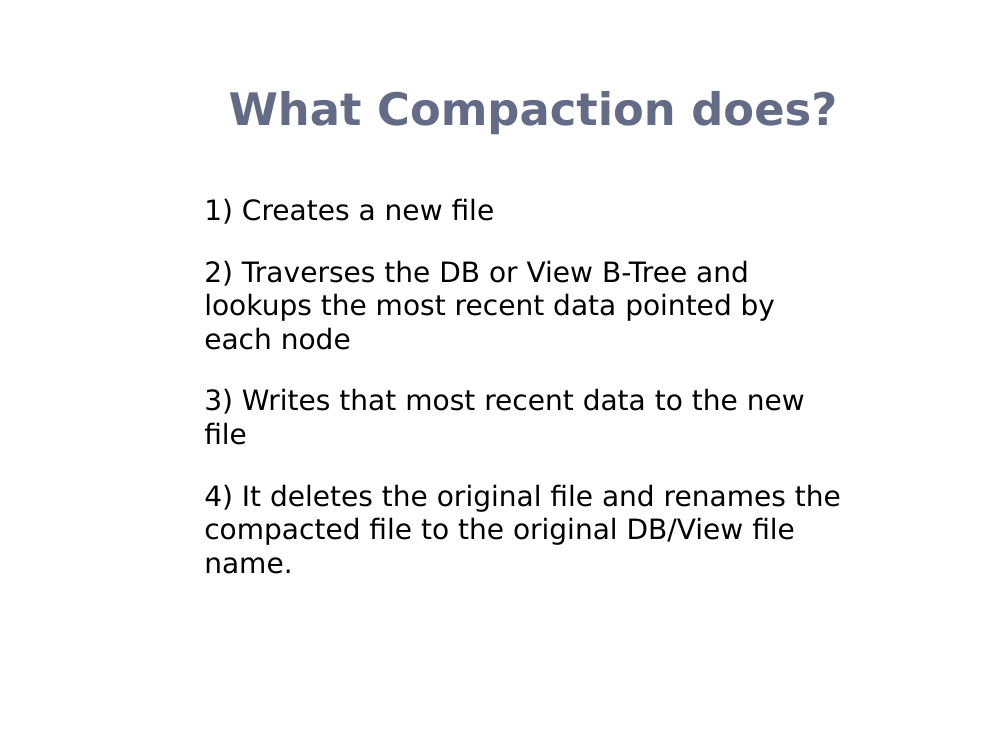
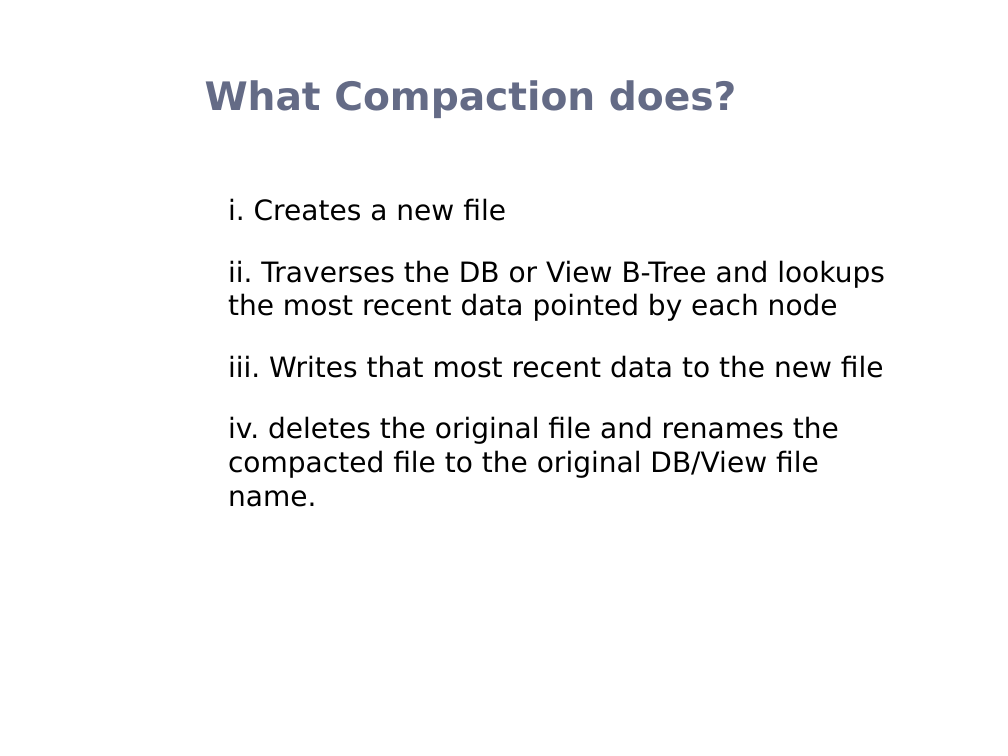
Before and after one commit to rohanz1993/Team_9_Heroku_Shopping_Cart_-_AWS_NoSQL_Service, a slide deck: slide 31 of Donita/CouchDB.pptx. Drawn at 1008x756 pixels with LibreOffice and Linux fonts; fonts in the diff are those of the drawing; background and template pictures are left out. Boxes give left, top, right and bottom in pixels: in the first picture for what was removed or moved away, otherwise in the second. Text is boxed around its words. In the diff, an @@ line names an element or a change of style, - is before the commit and + after.

Commit message:
Updated PPT

```diff
--- a/Donita/CouchDB.pptx
+++ b/Donita/CouchDB.pptx
@@ title "What Compaction does?" moved from (x1=229, y1=91, x2=837, y2=135) to (x1=205, y1=80, x2=737, y2=118) @@
@@ title "What Compaction does?" at (x1=205, y1=80, x2=737, y2=118): size 32 to 28 pt @@
@@ text at (x1=228, y1=198, x2=885, y2=507): text changed @@
-1) Creates a new file
-2) Traverses the DB or View B-Tree and lookups the most recent data pointed by each node
-3) Writes that most recent data to the new file
-4) It deletes the original file and renames the compacted file to the original DB/View file name.
+i. Creates a new file
+ii. Traverses the DB or View B-Tree and lookups the most recent data pointed by each node
+iii. Writes that most recent data to the new file
+iv. deletes the original file and renames the compacted file to the original DB/View file name.
```
Also in this commit, not shown: 2 other slides changed.
